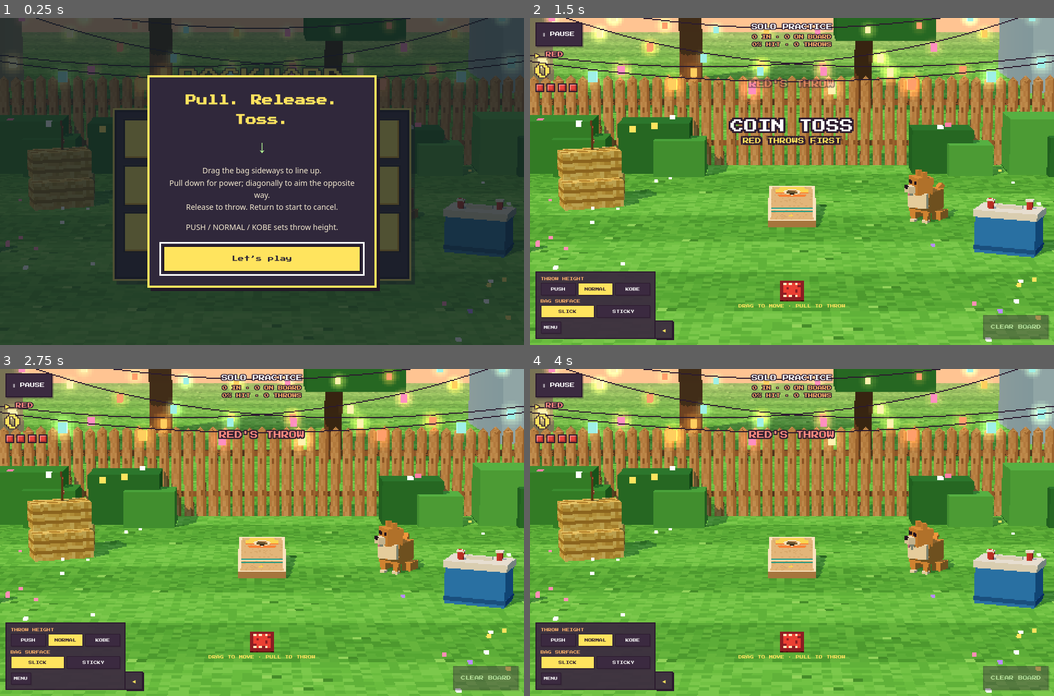
Above: before the commit, frames 1-4 (two rows, left to right).
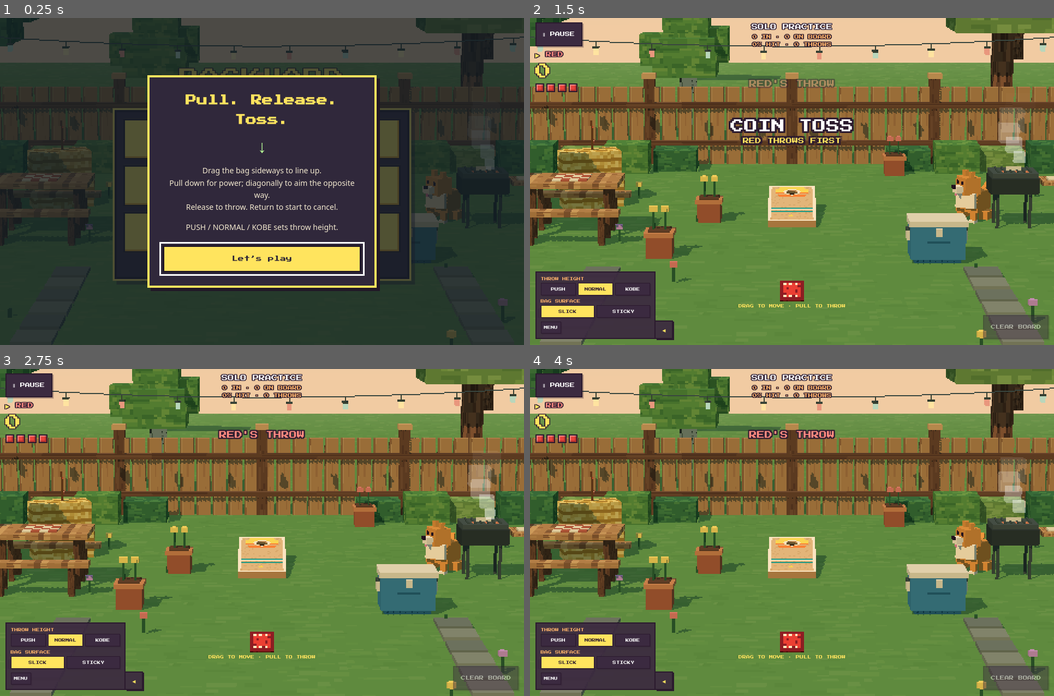
Above: after the commit, the same moments.

Repository: Ashe-Oro/backyard-games
Game: browser game, page cornhole/index.html
Same seed, same stepped clock (60 frames per second), same inputs: the game is played once before the commit and once after it.
Inputs:
- Up to frame 1 (0.25 s): no input
- Up to frame 2 (1.5 s): click "Let’s play" at 0.27 s; click "SOLO PRACTICE UNLIMITED THROWS" at 0.52 s; click "NORMAL" at 0.77 s; tap Space at 1.1 s
- Up to frame 3 (2.75 s): tap Space at 1.6, 2.1, 2.6 s
- Up to frame 4 (4 s): tap Space at 3.1, 3.6 s

The runs differ from the first frame. In frame 1, 17% of the frame differs, in the area x 0-100%, y 0-100%; in frame 2, 82%; in frame 3, 82%; in frame 4, 82%.

Commit message:
Unify game graphics with shared voxel backyard

Diff:
--- a/cornhole/index.html
+++ b/cornhole/index.html
@@ -170,6 +170,7 @@
 </div>
 <script type="module">
 import * as THREE from 'three';
+import {createBackyard} from '../yard-games/backyard.js';
 
 // ---------- constants (regulation ACL/ACA dimensions, metres) ----------
 const G = 9.8;
@@ -227,7 +228,7 @@
 wrap.prepend(renderer.domElement);
 
 const scene = new THREE.Scene();
-scene.fog = new THREE.Fog('#ffd3a8', 26, 75);
+scene.fog = new THREE.Fog('#c4d3a7', 26, 75);
 const camera = new THREE.PerspectiveCamera(19, 1, 0.1, 200);
 const CAM_POS = new THREE.Vector3(0, 3.6, 8);
 const CAM_PORTRAIT_POS = new THREE.Vector3(0, 2.6, 4);
@@ -260,183 +261,12 @@
 sun.shadow.bias = -0.0006; sun.shadow.normalBias = 0.02;
 scene.add(sun, sun.target);
 
-// ---------- sky ----------
-{
-  const g = new THREE.SphereGeometry(90, 24, 16);
-  const cols = []; const c = new THREE.Color();
-  const top = new THREE.Color('#3f7fe0'), mid = new THREE.Color('#9cc9ff'), low = new THREE.Color('#ffd09a'), hor = new THREE.Color('#ffb98a');
-  const p = g.attributes.position;
-  for (let i = 0; i < p.count; i++) {
-    const y = p.getY(i) / 90;
-    if (y > 0.35) c.copy(mid).lerp(top, (y - 0.35) / 0.65);
-    else if (y > 0.08) c.copy(low).lerp(mid, (y - 0.08) / 0.27);
-    else c.copy(hor).lerp(low, clamp((y + 0.1) / 0.18, 0, 1));
-    cols.push(c.r, c.g, c.b);
-  }
-  g.setAttribute('color', new THREE.Float32BufferAttribute(cols, 3));
-  scene.add(new THREE.Mesh(g, basic({ vertexColors: true, side: THREE.BackSide, fog: false })));
-  // sun disk
-  const sd = new THREE.Mesh(new THREE.CircleGeometry(4.2, 12), basic({ color: '#fff4c2', fog: false }));
-  const halo = new THREE.Mesh(new THREE.CircleGeometry(6.5, 12), basic({ color: '#ffe39a', fog: false, transparent: true, opacity: 0.45 }));
-  sd.position.set(-26, 13, -78); halo.position.set(-26, 13, -78.2); sd.lookAt(CAM_POS); halo.lookAt(CAM_POS);
-  scene.add(halo, sd);
-}
-const clouds = [];
-{
-  const cw = basic({ color: '#ffffff', fog: false }), cp = basic({ color: '#ffd9e8', fog: false });
-  const spots = [[-14, 17, -70], [12, 20, -74], [30, 15, -66], [-38, 22, -62], [4, 25, -80]];
-  for (const [x, y, z] of spots) {
-    const grp = new THREE.Group();
-    const n = 4 + Math.floor(R() * 4);
-    for (let i = 0; i < n; i++) {
-      const s = 2 + R() * 3;
-      const b = new THREE.Mesh(new THREE.BoxGeometry(s * 1.6, s * 0.8, s), i % 3 === 0 ? cp : cw);
-      b.position.set((i - n / 2) * 2.2 + R(), (R() - 0.3) * 1.5, R() * 2);
-      grp.add(b);
-    }
-    grp.position.set(x, y, z); scene.add(grp); clouds.push(grp);
-  }
-}
-
-// ---------- ground ----------
-{
-  const grass = pixTex(32, 32, (g, w, h) => {
-    for (let y = 0; y < h; y++) for (let x = 0; x < w; x++) {
-      const light = x < 16;
-      const pal = light ? ['#6fcf4a', '#79d651', '#66c444', '#82dc59'] : ['#5bb83e', '#63bf43', '#52aa38', '#6cc648'];
-      px(g, x, y, pick(pal));
-    }
-    for (let i = 0; i < 6; i++) { const x = Math.floor(R() * w), y = Math.floor(R() * h); px(g, x, y, '#9be86b'); px(g, x, y + 1, '#4a9a32'); }
-  }, [24, 24]);
-  const ground = new THREE.Mesh(new THREE.PlaneGeometry(72, 72), lam({ map: grass }));
-  ground.rotation.x = -Math.PI / 2; ground.rotation.z = Math.PI / 2; ground.position.z = -6; ground.receiveShadow = true;
-  scene.add(ground);
-  // flowers scattered in lawn
-  const fl = new THREE.InstancedMesh(new THREE.BoxGeometry(0.045, 0.03, 0.045), basic('#ffffff'), 110);
-  const fc = ['#ffffff', '#ffe45e', '#ff8fb6', '#ffffff', '#b98cff'];
-  const m4 = new THREE.Matrix4(), col = new THREE.Color();
-  for (let i = 0; i < 110; i++) {
-    let x = (R() - 0.5) * 14, z = -1 - R() * 11.5;
-    if (Math.abs(x) < 1.6) x += Math.sign(x || 1) * 1.8;
-    m4.makeTranslation(x, 0.03, z); fl.setMatrixAt(i, m4); fl.setColorAt(i, col.set(pick(fc)));
-  }
-  scene.add(fl);
-}
-
-// ---------- fence ----------
-{
-  const wood = pixTex(4, 16, (g) => {
-    for (let y = 0; y < 16; y++) for (let x = 0; x < 4; x++) px(g, x, y, pick(['#e0a96b', '#d89f60', '#e6b376']));
-    for (let y = 0; y < 16; y++) px(g, 3, y, '#b97f47');
-    px(g, 1, 5, '#a86f3c'); px(g, 2, 11, '#a86f3c');
-  });
-  const pickets = [];
-  const addRun = (x0, z0, x1, z1) => {
-    const len = Math.hypot(x1 - x0, z1 - z0), n = Math.floor(len / 0.19);
-    for (let i = 0; i <= n; i++) { const t = i / n; pickets.push([x0 + (x1 - x0) * t, z0 + (z1 - z0) * t, Math.atan2(x1 - x0, z1 - z0) + Math.PI / 2]); }
-  };
-  addRun(-7.5, -12.8, 7.5, -12.8); addRun(-7.5, 3, -7.5, -12.8); addRun(7.5, -12.8, 7.5, 3);
-  const pg = new THREE.BoxGeometry(0.15, 1.35, 0.04);
-  const tg = new THREE.BoxGeometry(0.107, 0.107, 0.04);
-  const pm = lam({ map: wood });
-  const P = new THREE.InstancedMesh(pg, pm, pickets.length), T = new THREE.InstancedMesh(tg, pm, pickets.length);
-  P.castShadow = P.receiveShadow = T.castShadow = true;
-  const m = new THREE.Matrix4(), q = new THREE.Quaternion(), e = new THREE.Euler(), s = new THREE.Vector3(1, 1, 1), v = new THREE.Vector3(), c = new THREE.Color();
-  pickets.forEach(([x, z, r], i) => {
-    const hh = 1.35 + (R() - 0.5) * 0.04;
-    q.setFromEuler(e.set(0, r, 0)); m.compose(v.set(x, hh / 2, z), q, s); P.setMatrixAt(i, m);
-    q.setFromEuler(e.set(0, r, Math.PI / 4)); m.compose(v.set(x, hh, z), q, s); T.setMatrixAt(i, m);
-    c.setHSL(0.08, 0.5, 0.9 + R() * 0.1); P.setColorAt(i, c); T.setColorAt(i, c);
-  });
-  scene.add(P, T);
-  const rail = lam('#a8703e');
-  for (const y of [0.35, 1.0]) {
-    box(15, 0.09, 0.05, rail, 0, y, -12.86, scene);
-    box(0.05, 0.09, 15.8, rail, -7.56, y, -4.9, scene);
-    box(0.05, 0.09, 15.8, rail, 7.56, y, -4.9, scene);
-  }
-}
-
-// ---------- trees, houses, bushes ----------
-const leafMats = ['#3f9b3a', '#4fb246', '#2f8235', '#5cc24f', '#46a83f'].map(c => lam({ color: c, flatShading: true }));
-const trunkMat = lam('#7a4b2a');
-function tree(x, z, s) {
-  const g = new THREE.Group(); g.position.set(x, 0, z);
-  box(0.35 * s, 2.2 * s, 0.35 * s, trunkMat, 0, 1.1 * s, 0, g);
-  const n = 5 + Math.floor(R() * 3);
-  for (let i = 0; i < n; i++) {
-    const b = 1.2 + R() * 1.2;
-    box(b * s, b * 0.8 * s, b * s, pick(leafMats), (R() - 0.5) * 1.6 * s, (2.2 + R() * 1.8) * s, (R() - 0.5) * 1.6 * s, g);
-  }
-  scene.add(g); return g;
-}
-[[-11, -16, 1.1], [-5.5, -18.5, 1.3], [1.5, -20, 1.0], [6.5, -17, 1.2], [12, -18, 1.2], [-13, -9, 1.2], [13, -6, 1.1], [-12, -1, 1.0], [12.5, -13, 1.0], [-2.5, -25, 1.5], [9, -27, 1.3]].forEach(t => tree(...t));
-function house(x, z, w, d, h, wall, roof, rot = 0) {
-  const g = new THREE.Group(); g.position.set(x, 0, z); g.rotation.y = rot;
-  box(w, h, d, lam(wall), 0, h / 2, 0, g);
-  const r = new THREE.Mesh(new THREE.CylinderGeometry(d * 0.62, d * 0.62, w + 0.4, 3, 1), lam({ color: roof, flatShading: true }));
-  r.rotation.z = Math.PI / 2; r.rotation.x = Math.PI / 2 * 0; r.rotation.y = 0;
-  r.rotation.set(0, 0, Math.PI / 2); r.rotateY(Math.PI / 6 + Math.PI / 2);
-  r.position.y = h + d * 0.3; r.castShadow = true; g.add(r);
-  const win = basic('#ffe39a');
-  for (let i = -1; i <= 1; i += 2) box(0.8, 0.9, 0.05, win, i * w * 0.25, h * 0.55, d / 2 + 0.03, g);
-  scene.add(g);
-}
-house(-9.5, -23, 7, 5, 3.4, '#f3d2a2', '#d4553f');
-house(8.5, -25, 6, 5, 3.0, '#a9cdee', '#4b5f9c');
-{
-  const fc = ['#ff7fa8', '#ffe45e', '#ffffff', '#ff6a4d', '#c79bff'].map(c => basic(c));
-  const bushX = [-6.6, -5.2, -3.6, -2.1, 2.3, 3.9, 5.4, 6.7];
-  for (const x of bushX) {
-    const s = 0.55 + R() * 0.35;
-    box(s * 1.4, s, s, pick(leafMats), x, s / 2, -12.4, scene);
-    box(s, s * 0.7, s * 0.8, pick(leafMats), x + 0.4, s * 0.35, -12.1, scene);
-    for (let i = 0; i < 5; i++) box(0.09, 0.09, 0.09, pick(fc), x + (R() - 0.5) * s * 1.3, s + 0.02 - R() * 0.15, -12.4 + (R() - 0.3) * s, scene).castShadow = false;
-  }
-}
-
-// ---------- string lights ----------
-const bulbs = [];
-{
-  const poleMat = lam('#5a3a24');
-  const poles = [[-4.6, -12.2], [4.6, -12.2], [-4.6, -4.8], [4.6, -4.8]];
-  const PH = 2.9;
-  for (const [x, z] of poles) { box(0.12, PH, 0.12, poleMat, x, PH / 2, z, scene); }
-  const wireMat = new THREE.LineBasicMaterial({ color: '#2b1a2e' });
-  const bulbCols = ['#fff3b0', '#ffcf5e', '#ff9f6b', '#ff8fc0', '#9ff0e6'];
-  const glowTex = pixTex(8, 8, (g) => { for (let y = 0; y < 8; y++) for (let x = 0; x < 8; x++) { const d = Math.hypot(x - 3.5, y - 3.5); if (d < 4) px(g, x, y, `rgba(255,220,140,${(1 - d / 4) * 0.9})`); } });
-  const spans = [[0, 1], [2, 3], [0, 3], [1, 2], [0, 2], [1, 3]];
-  for (const [a, b] of spans) {
-    const A = new THREE.Vector3(poles[a][0], PH - 0.05, poles[a][1]), B = new THREE.Vector3(poles[b][0], PH - 0.05, poles[b][1]);
-    const pts = []; const N = 24; const sag = A.distanceTo(B) * 0.07;
-    for (let i = 0; i <= N; i++) { const t = i / N; const p = A.clone().lerp(B, t); p.y -= sag * 4 * t * (1 - t); pts.push(p); }
-    scene.add(new THREE.Line(new THREE.BufferGeometry().setFromPoints(pts), wireMat));
-    for (let i = 1; i < N; i += 2) {
-      const col = bulbCols[(i + a) % bulbCols.length];
-      const bm = new THREE.Mesh(new THREE.BoxGeometry(0.08, 0.1, 0.08), basic(col));
-      bm.position.copy(pts[i]); bm.position.y -= 0.07; scene.add(bm);
-      const gl = new THREE.Sprite(new THREE.SpriteMaterial({ map: glowTex, color: col, transparent: true, blending: THREE.AdditiveBlending, depthWrite: false, fog: false }));
-      gl.scale.set(0.3, 0.3, 1); gl.position.copy(bm.position); scene.add(gl);
-      bulbs.push({ gl, ph: R() * 6.28 });
-    }
-  }
-}
+// Shared voxel scenery stays outside the board and bag collision system.
+createBackyard(scene, {farZ:-13, nearZ:4, propZ:-7});
 
 // ---------- props ----------
 let pennant;
 {
-  // cooler + cups
-  const cg = new THREE.Group(); cg.position.set(2.5, 0, -7.0); cg.rotation.y = -0.4;
-  box(0.7, 0.42, 0.42, lam('#2f86e0'), 0, 0.21, 0, cg);
-  box(0.74, 0.08, 0.46, lam('#f4f4f4'), 0, 0.46, 0, cg);
-  box(0.3, 0.04, 0.06, lam('#f4f4f4'), 0, 0.52, 0, cg);
-  box(0.72, 0.05, 0.43, lam('#1f5fae'), 0, 0.06, 0, cg);
-  const cupG = new THREE.CylinderGeometry(0.045, 0.034, 0.11, 6);
-  for (const [x, z] of [[-0.2, 0.08], [0.22, -0.05]]) {
-    const c = new THREE.Mesh(cupG, lam({ color: '#e8423c', flatShading: true })); c.position.set(x, 0.555, z); c.castShadow = true; cg.add(c);
-    box(0.09, 0.02, 0.09, lam('#ffffff'), x, 0.6, z, cg);
-  }
-  scene.add(cg);
   // hay bales
   const hay = pixTex(16, 8, (g) => { for (let y = 0; y < 8; y++) for (let x = 0; x < 16; x++) px(g, x, y, pick(['#f2cf6b', '#e8c05a', '#f7da7e', '#d9ad48'])); for (let x = 0; x < 16; x++) { px(g, x, 2, '#b98a34'); px(g, x, 5, '#b98a34'); } });
   const hm = lam({ map: hay });
@@ -458,13 +288,7 @@
   pennant=new THREE.Mesh(geometry,lam({vertexColors:true,side:THREE.DoubleSide}));
   pennant.position.copy(pen.localToWorld(new THREE.Vector3(.015,.48,0)));
   scene.add(pennant);
-  // grill
-  const gr = new THREE.Group(); gr.position.set(-5.2, 0, -9.6);
-  const bowl = new THREE.Mesh(new THREE.SphereGeometry(0.32, 8, 6), lam({ color: '#2b2b33', flatShading: true })); bowl.position.y = 0.85; bowl.castShadow = true; gr.add(bowl);
-  box(0.66, 0.03, 0.66, lam('#555'), 0, 0.86, 0, gr);
-  for (const [x, z] of [[0.2, 0.2], [-0.2, 0.2], [0, -0.25]]) box(0.04, 0.7, 0.04, lam('#3a3a40'), x, 0.35, z, gr);
-  box(0.06, 0.06, 0.06, lam('#bbbbbb'), 0, 1.18, 0, gr);
-  scene.add(gr);
+
 }
 const smoke = [];
 {
@@ -475,7 +299,7 @@
 const dog = {};
 {
   const fur = lam({ color: '#e89a45', flatShading: true }), cream = lam('#fff1d6'), dark = lam('#2b1a2e'), pink = lam('#ff8fb6');
-  const g = new THREE.Group(); g.position.set(1.7, 0, -8.7); g.rotation.y = 2.6; g.scale.setScalar(0.85);
+  const g = new THREE.Group(); g.position.set(2.3, 0, -8.7); g.rotation.y = 2.6; g.scale.setScalar(0.85);
   box(0.34, 0.3, 0.5, fur, 0, 0.3, 0.05, g);           // body (sitting)
   box(0.3, 0.22, 0.12, cream, 0, 0.34, -0.22, g);      // chest
   for (const x of [-0.1, 0.1]) { box(0.08, 0.2, 0.08, fur, x, 0.1, -0.15, g); box(0.09, 0.04, 0.1, cream, x, 0.02, -0.18, g); }
@@ -1218,14 +1042,12 @@
   const yaw = baseYaw(rx) + M.aim;
   held.visible = showHeld;
   if (showHeld) positionHeldBag(yaw);
-  for (const c of clouds) { c.position.x += dt * 0.35; if (c.position.x > 50) c.position.x = -50; }
-  for (const bl of bulbs) bl.gl.material.opacity = 0.5 + 0.25 * Math.sin(time * 2 + bl.ph);
   dog.tail.rotation.y = Math.sin(time * (M.phase === 'flying' ? 18 : 7)) * 0.6;
   const watch = M.active ? M.active.p : HOLE_WORLD;
   const dl = dog.g.worldToLocal(watch.clone()); const want = clamp(Math.atan2(-dl.x, -dl.z) * 0.6, -0.7, 0.7);
   dog.head.rotation.y += (want - dog.head.rotation.y) * Math.min(1, dt * 5);
   dog.head.position.y = 0.55 + Math.abs(Math.sin(time * 1.5)) * 0.008;
-  for (const s of smoke) { s.t = (s.t + dt * 0.25) % 1; s.b.position.set(-5.2 + Math.sin(s.t * 6 + 1) * 0.15, 1.25 + s.t * 1.6, -9.6 + s.t * 0.3); s.b.material.opacity = 0.55 * (1 - s.t); s.b.scale.setScalar(0.6 + s.t * 1.4); }
+  for (const s of smoke) { s.t = (s.t + dt * 0.25) % 1; s.b.position.set(2.75 + Math.sin(s.t * 6 + 1) * 0.08, .74 + s.t * .8, -8.35 + s.t * .15); s.b.material.opacity = 0.55 * (1 - s.t); s.b.scale.setScalar(0.6 + s.t * 1.4); }
   for (const c of confetti) if (c.life > 0) { c.life -= dt; c.v.y -= 6 * dt; c.m.position.addScaledVector(c.v, dt); c.m.rotation.x += dt * 8; if (c.m.position.y < 0.02) { c.m.position.y = 0.02; c.v.set(0, 0, 0); } if (c.life <= 0) c.m.visible = false; }
   for (const c of boardDust) if (c.life>0) {
     c.life=Math.max(0,c.life-dt); c.v.y-=2*dt; c.m.position.addScaledVector(c.v,dt);
--- a/tests/framing_check.cjs
+++ b/tests/framing_check.cjs
@@ -43,7 +43,7 @@
           scaleGap:b.mesh.scale.distanceTo(held.scale),sameGeometry:b.mesh.geometry===held.geometry};
       };
       window.__game = {`);
-    const url = 'http://127.0.0.1:8012/cornhole/';
+    const url = (process.env.BASE_URL || 'http://127.0.0.1:8012') + '/cornhole/';
     await page.route(url, route => route.fulfill({body:instrumented,contentType:'text/html'}));
     await page.goto(url);
     await page.waitForFunction(() => !!window.__game);
--- a/yard-games/engine.js
+++ b/yard-games/engine.js
@@ -12,15 +12,16 @@
 const mat=color=>new THREE.MeshLambertMaterial({color});
 function box(w,h,d,m,x,y,z,parent=scene){const mesh=new THREE.Mesh(new THREE.BoxGeometry(w,h,d),m);mesh.position.set(x,y,z);mesh.castShadow=mesh.receiveShadow=true;parent.add(mesh);return mesh;}
 function texture(w,h,draw,repeat=1){const c=document.createElement('canvas');c.width=w;c.height=h;draw(c.getContext('2d …(220 unchanged characters)…
-createBackyard(scene,{farZ:TZ-3,nearZ:6,propZ:TZ+.5});
+const yardMaterials=createBackyard(scene,{farZ:TZ-3,nearZ:6,propZ:TZ+.5});
 function label(text,x,y,z,color='#fff1cf',size=.22){const t=texture(256,32,g=>{g.fillStyle=color;g.font='bold 20px mono …(219 unchanged characters)…
 const targetGroup=new THREE.Group();scene.add(targetGroup);targetGroup.position.z=TZ;
 if(kind==='ladder-golf'){
- const frame=mat('#202e2d');for(const x of [-.36,.36]){box(.035,1.15,.035,frame,x,.575,0,targetGroup);box(.035,.04,.8,frame,x,.025,0,targetGroup);}for(const z of [-.38,.38])box(.76,.04,.035,frame,0,.025,z,targetGroup);
- for(let i=0;i<3;i++){box(.73,.035,.035,mat(['#3c9ee8','#8ed139','#ffe16b'][i]),0,RUNG_Y[i],0,targetGroup);label(String(i+1),.49,RUNG_Y[i],TZ,'#fff1cf',.13);}
+ const frame=mat('#202e2d'),joint=mat('#85968a');for(const x of [-.36,.36]){box(.035,1.15,.035,frame,x,.575,0,targetGroup);box(.035,.04,.8,frame,x,.025,0,targetGroup);}for(const z of [-.38,.38])box(.76,.04,.035,frame,0,.025,z,targetGroup);
+ for(let i=0;i<3;i++){box(.73,.035,.035,mat(['#3c9ee8','#8ed139','#ffe16b'][i]),0,RUNG_Y[i],0,targetGroup);for(const x of [-.36,.36]){box(.055,.065,.055,joint,x,RUNG_Y[i],0,targetGroup);box(.018,.018,.007,frame,x,RUNG_Y[i],.031,targetGroup);}label(String(i+1),.49,RUNG_Y[i],TZ,'#fff1cf',.13);}
 
 }else if(kind==='washers'){
- const plywood=mat('#c69b61');box(.68,.035,.68,mat('#477944'),0,.035,0,targetGroup);for(const x of [-.34,.34])box(.035,.18,.72,plywood,x,.09,0,targetGroup);for(const z of [-.34,.34])box(.68,.18,.035,plywood,0,.09,z,targetGroup);
+ const plywood=yardMaterials.wood,fastener=mat('#c3ced3');box(.68,.035,.68,mat('#477944'),0,.035,0,targetGroup);for(const x of [-.34,.34])box(.035,.18,.72,plywood,x,.09,0,targetGroup);for(const z of [-.34,.34])box(.68,.18,.035,plywood,0,.09,z,targetGroup);
+ for(const x of [-.34,.34])for(const z of [-.34,.34]){box(.055,.2,.055,yardMaterials.woodDark,x,.1,z,targetGroup);box(.018,.018,.008,fastener,x,.14,z+Math.sign(z)*.03,targetGroup);}
  const cup=new THREE.Mesh(new THREE.CylinderGeometry(.105,.105,.2,20,1,true),new THREE.MeshLambertMaterial({color:'#e9e …(262 unchanged characters)…
 }else{
  const ring=new THREE.Mesh(new THREE.TorusGeometry(.46,.022,5,40),mat('#ffe16b'));ring.rotation.x=Math.PI/2;ring.position.y=.023;targetGroup.add(ring);label('3 IN · 1 CLOSER',0,.55,TZ-.15,'#ffe16b',.18);
@@ -30,10 +31,10 @@
 function piece(team){
  const g=new THREE.Group();
  if(kind==='ladder-golf'){
-  for(const y of [-.14,.14]){const b=new THREE.Mesh(sphereGeo,colorMats[team]);b.position.y=y;g.add(b);}
+  for(const y of [-.14,.14]){const ball=new THREE.Group();ball.position.y=y;ball.add(new THREE.Mesh(sphereGeo,colorMats[team]));for(const d of [-1,1])box(.012,.018,.008,cream,d*.018,.012,.038,ball);g.add(ball);}
   g.add(new THREE.Line(new THREE.BufferGeometry().setFromPoints([new THREE.Vector3(0,-.14,0),new THREE.Vector3(0,.14,0)]),ropeMat));
  }else if(kind==='washers'){const mesh=new THREE.Mesh(washerGeo,colorMats[team]);mesh.rotation.x=Math.PI/2;g.add(mesh);}
- else{const tip=new THREE.Mesh(new THREE.SphereGeometry(.045,8,6),colorMats[team]);tip.scale.y=.7;g.add(tip);box(.018,.28,.018,silver,0,.15,0,g);for(const angle of [0,Math.PI/2]){const fin=box(.15,.1,.012,colorMats[team],0,.25,0,g);fin.rotation.y=angle;}}
+ else{const tip=new THREE.Mesh(new THREE.SphereGeometry(.045,8,6),colorMats[team]);tip.scale.y=.7;g.add(tip);box(.018,.28,.018,silver,0,.15,0,g);for(const y of [.11,.15,.19])box(.022,.012,.022,cream,0,y,0,g);for(const angle of [0,Math.PI/2]){const fin=box(.15,.1,.012,colorMats[team],0,.25,0,g);fin.rotation.y=angle;}}
  g.traverse(o=>{if(o.isMesh)o.castShadow=o.receiveShadow=true});return g;
 }
 let held=piece(0);scene.add(held);let flying=null,shots=[],drag=null,feedbackTimer,messageLeft=0,accumulator=0;
